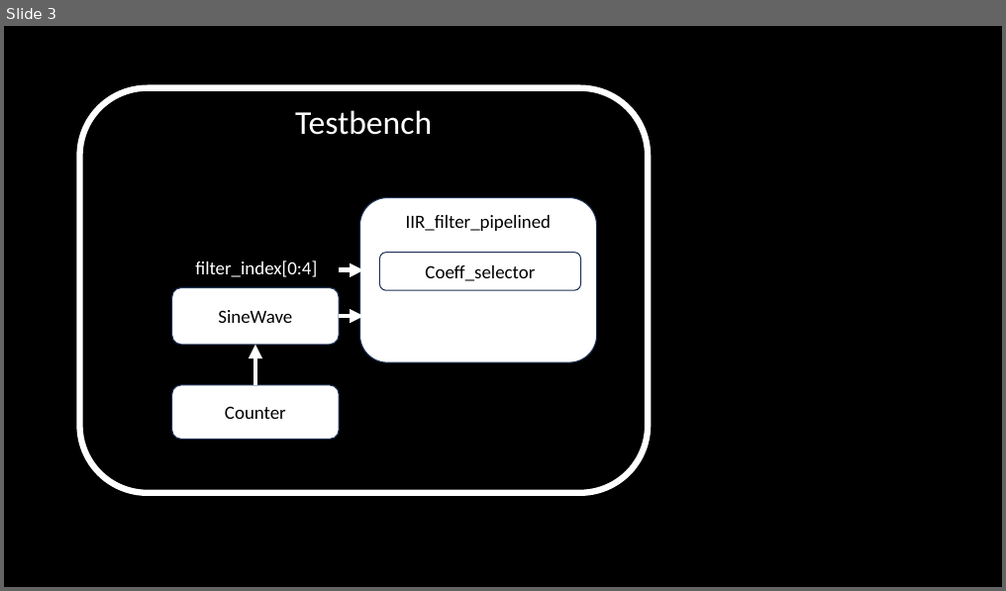
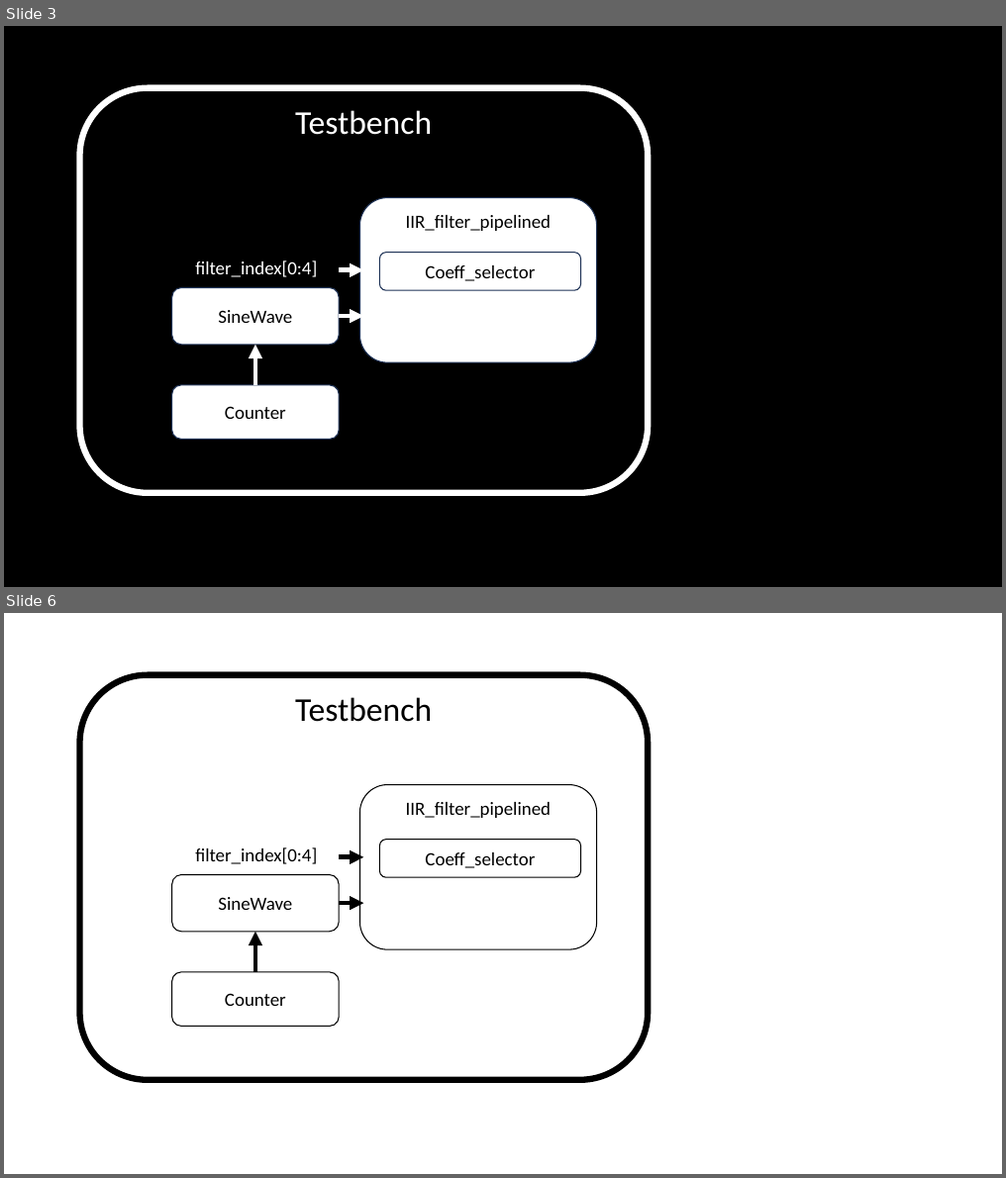
Before and after one commit to PaulNation/Advanced-VLSI-Project-REPO, a slide deck: Final_Project/Presentation/Diagrams.pptx. Shown one above the other, each under a label of ours: slide 3 before the commit, slides 3 and 6 after it; the slides between them are not shown. The pictures are 1006x591 and 1006x1178 pixels, drawn with LibreOffice and Linux fonts; fonts in the diff are those of the drawing. Boxes give left, top, right and bottom in pixels: in the first picture for what was removed or moved away, otherwise in the second. Text is boxed around its words. In the diff, an @@ line names an element or a change of style, - is before the commit and + after.

```diff
--- a/Final_Project/Presentation/Diagrams.pptx
+++ b/Final_Project/Presentation/Diagrams.pptx
@@ slide 6 added at (4,613,1002,1174), background #FFFFFF @@
@@ rounded rectangle added at (79,675,648,1080), fill #FFFFFF, outline #000000 6 pt @@
@@ text added at (295,697,432,722), 32 pt, text #000000 @@
+Testbench
@@ rounded rectangle added at (360,785,597,950), fill #FFFFFF, outline #000000 1 pt, 18 pt, text #000000 @@
+IIR_filter_pipelined
@@ text added at (195,848,317,864), 18 pt, text #000000 @@
+filter_index[0:4]
@@ rounded rectangle added at (380,839,581,877), fill #FFFFFF, outline #000000 1 pt, 18 pt, text #000000 @@
+Coeff_selector
@@ rounded rectangle added at (171,875,339,932), fill #FFFFFF, outline #000000 1 pt, 18 pt, text #000000 @@
+SineWave
@@ arrow added from (339, 858) to (364, 858), #000000 4.5 pt @@
@@ arrow added from (339, 903) to (364, 903), #000000 4.5 pt @@
@@ arrow added from (255, 972) to (255, 932), #000000 4.5 pt @@
@@ rounded rectangle added at (171,972,339,1026), fill #FFFFFF, outline #000000 1 pt, 18 pt, text #000000 @@
+Counter
```
Also in this commit, not shown: 2 other slides added, 8 other files.
